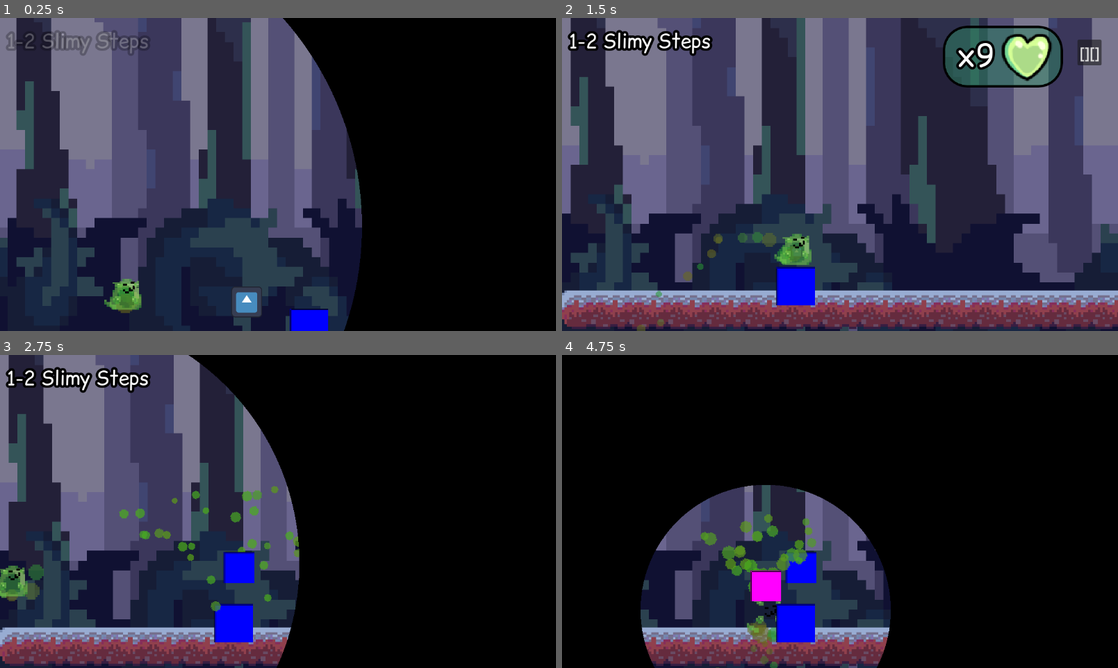
Above: before the commit, frames 1-4 (two rows, left to right).
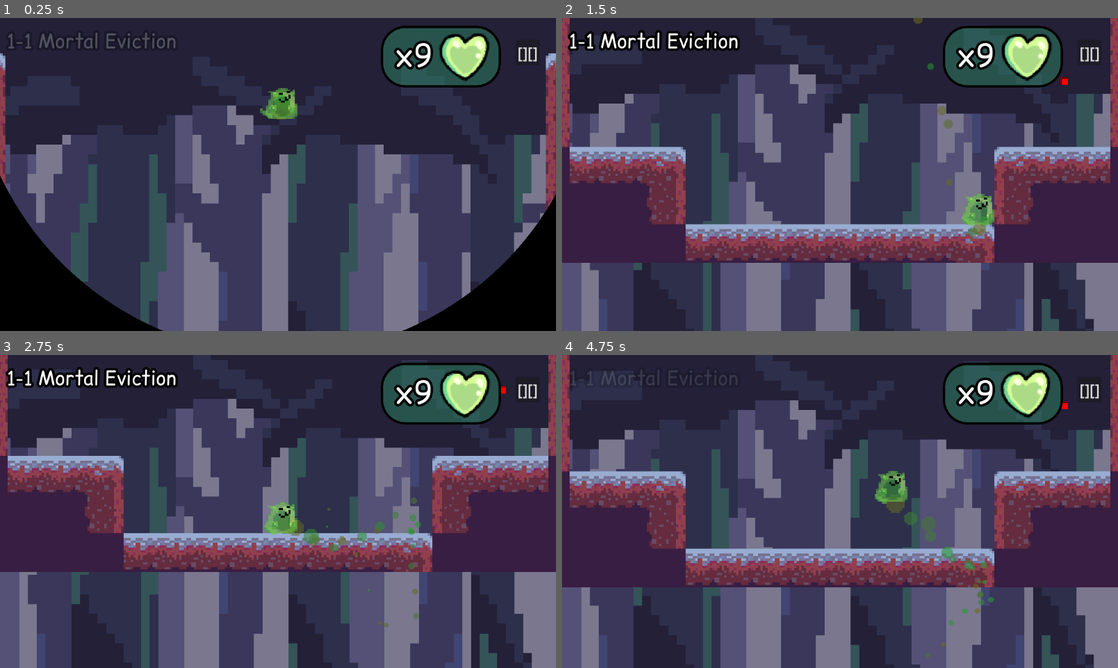
Above: after the commit, the same moments.

Repository: tiffit/SlimeLives
Game: Godot game, scene res://game_main.tscn
Same seed, same stepped clock (60 frames per second), same inputs: the game is played once before the commit and once after it. The engine's default icon, where the game draws it, is replaced by a stand-in: a white triangle on a blue panel in a dark square.
Inputs:
- Up to frame 1 (0.25 s): no input
- Up to frame 2 (1.5 s): hold D (move_right) from 0.53 s (still down); tap Space (move_jump) at 0.77 s
- Up to frame 3 (2.75 s): tap Space (move_jump) at 1.52 s; release D (move_right) at 2.03 s; hold A (move_left) from 2.03 s (still down)
- Up to frame 4 (4.75 s): release A (move_left) at 2.78 s; hold D (move_right) 2.78-4.28 s; tap Space (move_jump) at 3.02, 3.77, 4.52 s; hold A (move_left) from 4.28 s (still down)

The runs differ from the first frame. In frame 1, 82% of the frame differs, in the area x 0-100%, y 0-100%; in frame 2, 79%; in frame 3, 90%; in frame 4, 97%.

Commit message:
Removed force level

Diff:
--- a/game_main.tscn
+++ b/game_main.tscn
@@ -10,7 +10,6 @@
 [node name="GameMain" type="Node2D"]
 script = ExtResource("1_lbacn")
 levels = Array[PackedScene]([ExtResource("2_hyuye"), ExtResource("3_33xix")])
-force_level = ExtResource("3_33xix")
 
 [node name="GameUI" type="CanvasLayer" parent="."]
 
